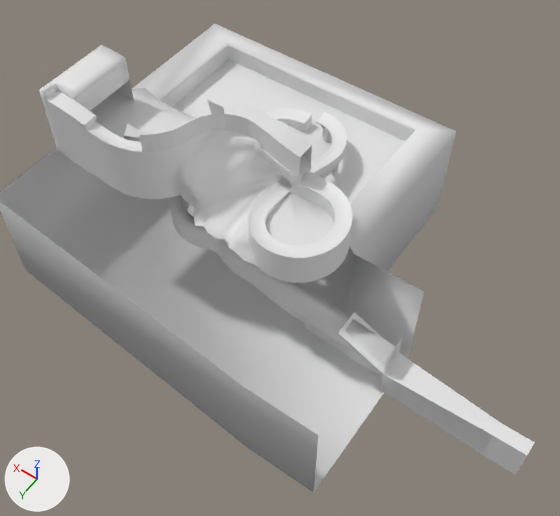
The FBX model Assets/Models/Tracks/Track5.fbx: old version first, new version second.
Rendered twice from a 50 mm lens placed at (-211.0, 264.0, 361.0), pointed at (-35.0, 17.0, -27.0). The axes (+X, +Y, +Z) are drawn at lower left. The lights are the same throughout. Vertices at the same position are counted once.

Objects in the first picture: 'InvisibleWalls', 'OOB', 'Track', 'VisibleWalls'.
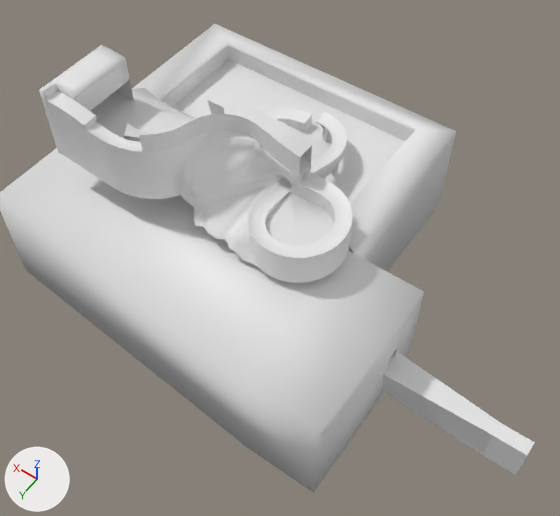
Where the newer file only moved an object's origin or applied its transform, the numbers keep the older frame.

Boxes [x1, y1, x2, y2] around the edits, measured in the pictures (560 x 516 px):
part 1 of me_plane_001, cut back
    before: [379, 338, 402, 395]
    after: [0, 148, 424, 493]

What changed in the scene script:
```text
Change me_plane_001:
    used by ob_visiblewalls; location = (0.0, 0.0, 0.0)
    remove me_plane_001.from_pydata(...)  # 1825 vertices, 1521 faces; spans x -126.0..137.0, y -135.0..110.0, z -89.0..66.0
    add me_plane_001.from_pydata(...)  # 1808 vertices, 1515 faces; spans x -126.0..137.0, y -135.0..110.0, z -89.0..66.0
    me_plane_001 part 1
    18 vertices are removed from x -126.0..38.0, y 3.0..37.0, z -80.0..19.0
    12 faces are deleted
    1 vertex moves from x -3.0, y 21.0, z -41.0 to x -3.0, y 21.0, z -44.0
    1 vertex is added at (-126.0, 33.0, -67.0)
    6 new faces join them
```
